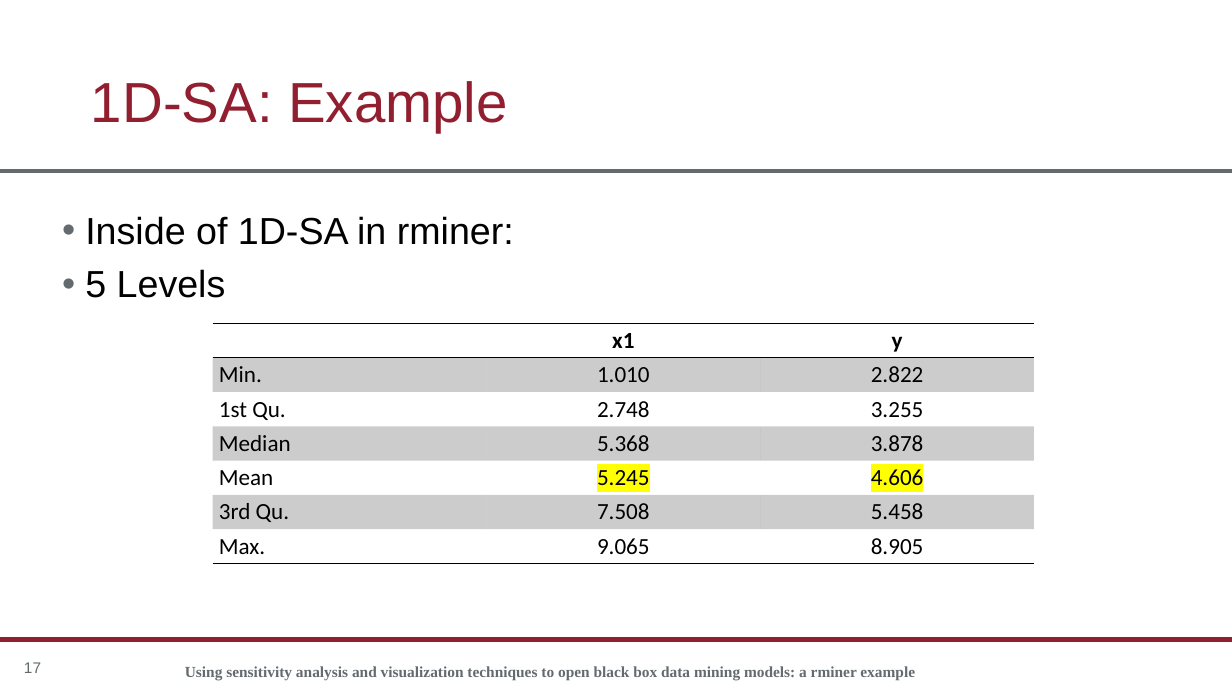
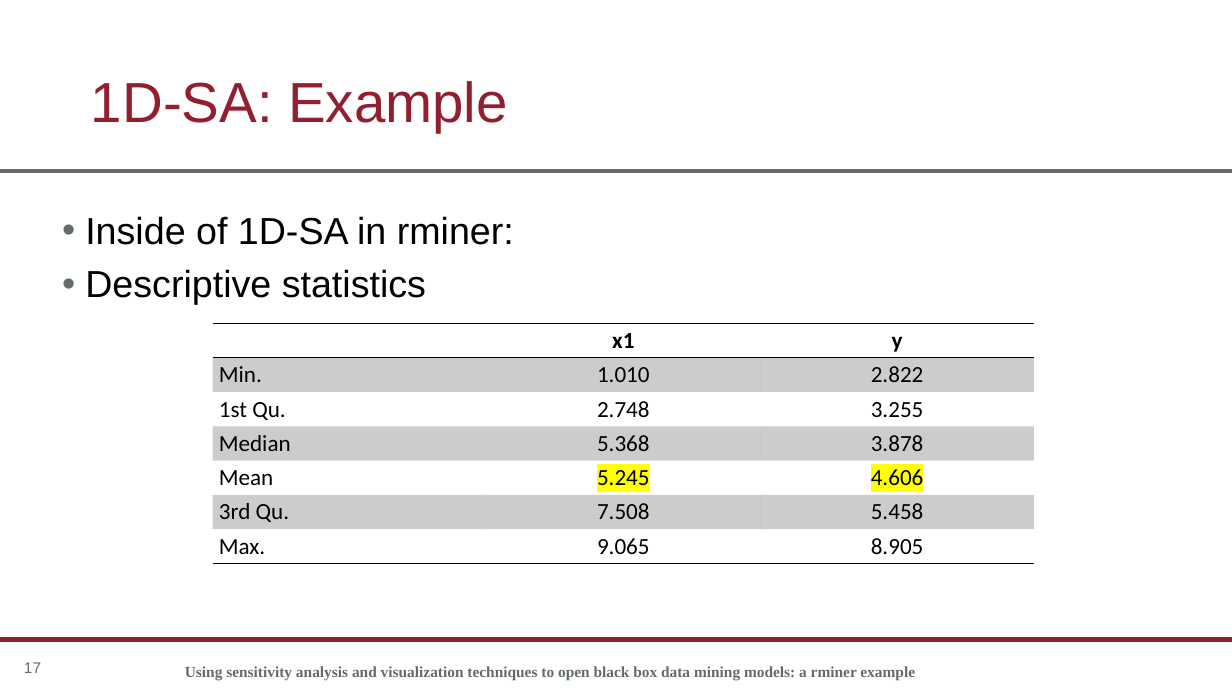
Before and after one commit to rgonzalezmoyano/Cafee, a slide deck: slide 17 of articulo 1 XAI/Apuntes/Sensitivity analysis/Presentación SA.pptx. Drawn at 1232x693 pixels with LibreOffice and Linux fonts; fonts in the diff are those of the drawing; background and template pictures are left out. Boxes give left, top, right and bottom in pixels: in the first picture for what was removed or moved away, otherwise in the second. Text is boxed around its words. In the diff, an @@ line names an element or a change of style, - is before the commit and + after.

```diff
--- a/articulo 1 XAI/Apuntes/Sensitivity analysis/Presentación SA.pptx
+++ b/articulo 1 XAI/Apuntes/Sensitivity analysis/Presentación SA.pptx
@@ text at (85, 269, 426, 305): text changed @@
-• 5 Levels
+• Descriptive statistics
```
Also in this commit, not shown: 1 other slide changed, 5 slides added, 5 other files.
